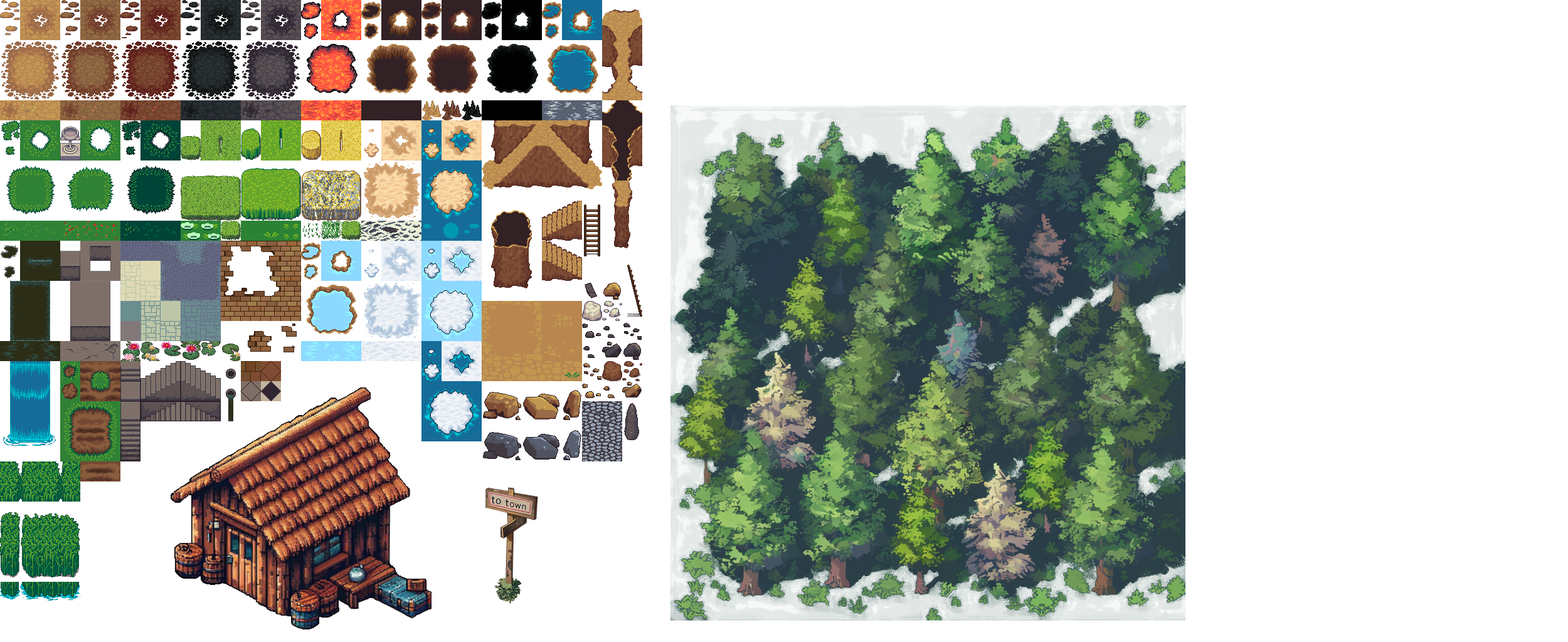
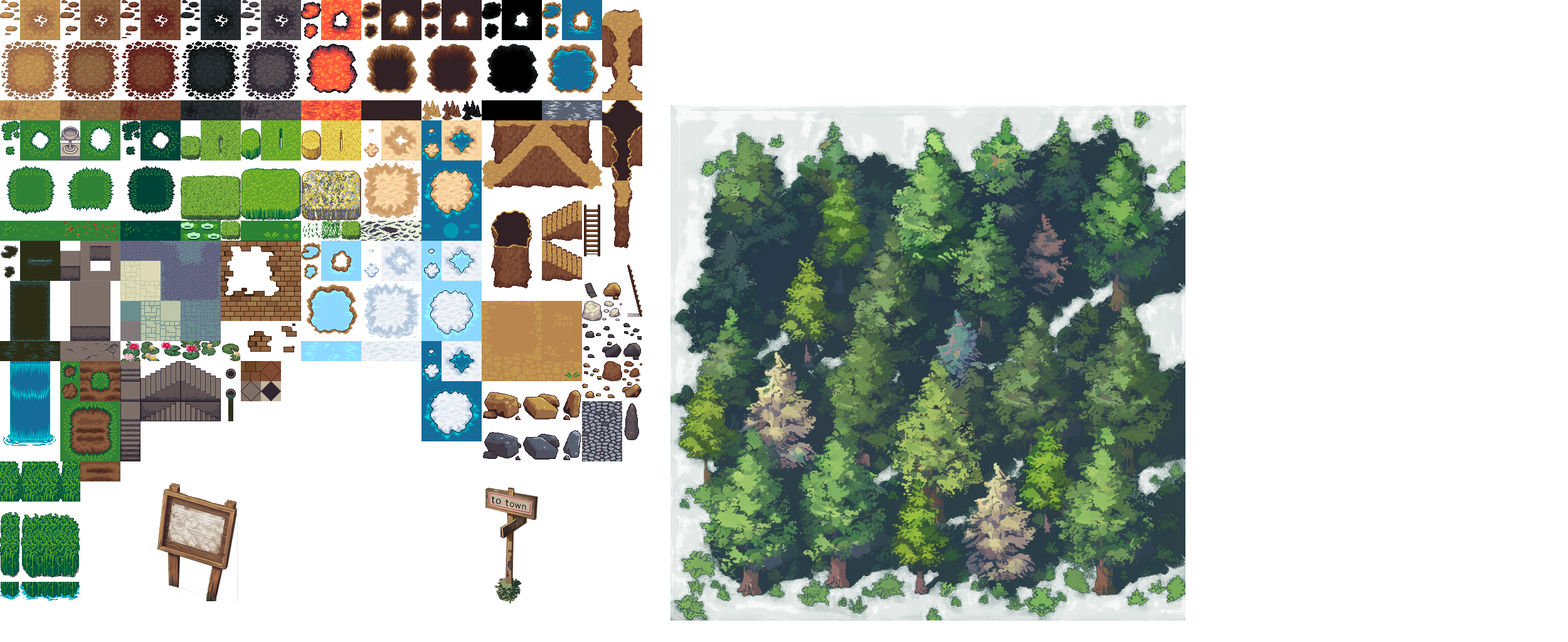
The second w=1568, h=642 image is a revision of the first. Changes to its layers:
painted on "terrain_dark.png" over <box>150,387,432,631</box>
